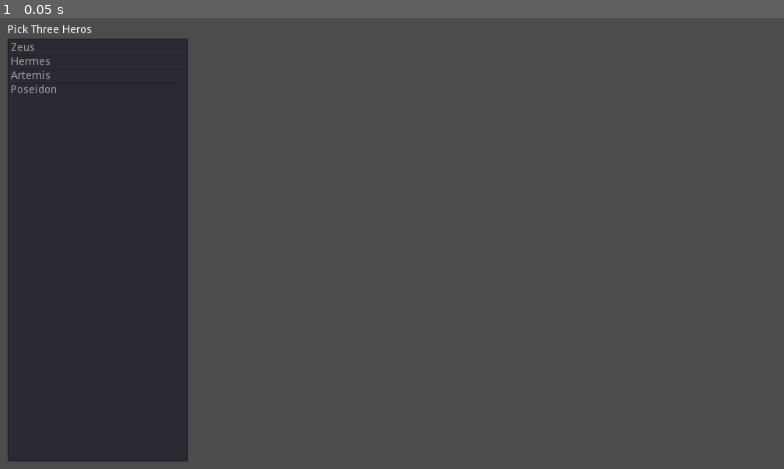
Above: before the commit, frame 1.
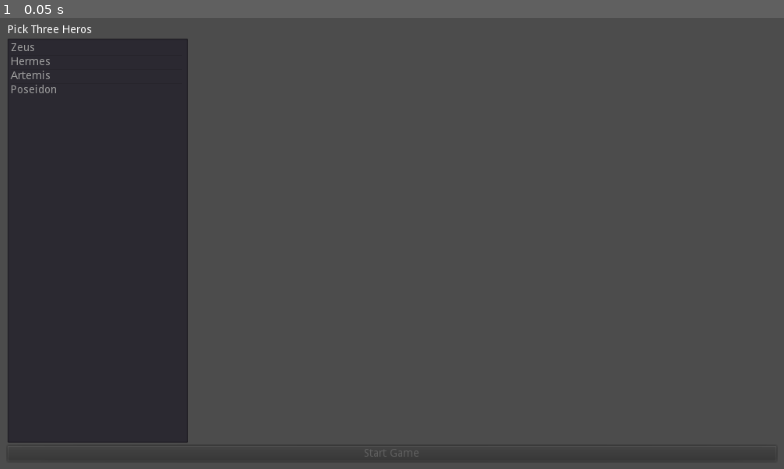
Above: after the commit, the same moment.

Repository: rachd/superhero-dispatcher
Game: Godot game, scene res://HeroPicker.tscn
Same seed, same stepped clock (60 frames per second), same inputs: the game is played once before the commit and once after it.
Inputs:
- Up to frame 1 (0.05 s): no input

The runs differ from the first frame. In frame 1, 0.3% of the frame differs, in the area x 1-24%, y 94-99%.

Commit message:
make hero constants singleton

Diff:
--- /dev/null
+++ b/GameVariables.gd
@@ -0,0 +1,3 @@
+extends Node
+
+var selected_heros = []
--- a/HeroCard.gd
+++ b/HeroCard.gd
@@ -1,4 +1,15 @@
 extends Control
 
-func set_data(n):
-	$VBoxContainer/Name.text = n
+func set_data(hero_name):
+	if (hero_name == ""):
+		$VBoxContainer/Name.text = ""
+		$VBoxContainer/Health.text = ""
+		$VBoxContainer/Speed.text = ""
+		$VBoxContainer/Attack.text = ""
+	else:
+		var hero_data = constants.get_hero_stats()
+		var selected_hero = hero_data.get(hero_name)
+		$VBoxContainer/Name.text = hero_name
+		$VBoxContainer/Health.text = "Health: " + str(selected_hero.get("health"))
+		$VBoxContainer/Speed.text = "Speed " + str(selected_hero.get("speed"))
+		$VBoxContainer/Attack.text = "Attack: " + str(selected_hero.get("attack"))
--- a/HeroCard.tscn
+++ b/HeroCard.tscn
@@ -30,7 +30,21 @@
 texture = SubResource( 1 )
 
 [node name="Name" type="Label" parent="VBoxContainer"]
-margin_top = 19.0
 margin_right = 40.0
-margin_bottom = 21.0
+margin_bottom = 2.0
 custom_fonts/font = SubResource( 2 )
+
+[node name="Health" type="Label" parent="VBoxContainer"]
+margin_top = 6.0
+margin_right = 40.0
+margin_bottom = 20.0
+
+[node name="Speed" type="Label" parent="VBoxContainer"]
+margin_top = 24.0
+margin_right = 40.0
+margin_bottom = 38.0
+
+[node name="Attack" type="Label" parent="VBoxContainer"]
+margin_top = 42.0
+margin_right = 40.0
+margin_bottom = 56.0
--- a/HeroList.gd
+++ b/HeroList.gd
@@ -1,7 +1,6 @@
 extends ItemList
 
 func _ready():
-	self.add_item("Zeus")
-	self.add_item("Hermes")
-	self.add_item("Artemis")
-	self.add_item("Poseidon")
+	var heros = constants.get_hero_stats()
+	for hero in heros.keys():
+		self.add_item(hero)
--- a/HeroPicker.gd
+++ b/HeroPicker.gd
@@ -25,3 +25,10 @@
 	$MarginContainer/VBoxContainer/HBoxContainer/HeroCard2.set_data(hero_2)
 	var hero_3 = $MarginContainer/VBoxContainer/HBoxContainer/HeroList.get_item_text(selected_heros[2]) if selected_heros.size() > 2 else ""
 	$MarginContainer/VBoxContainer/HBoxContainer/HeroCard3.set_data(hero_3)
+
+	if selected_heros.size() == 3:
+		$MarginContainer/VBoxContainer/StartButton.disabled = false
+
+func _on_StartButton_pressed():
+	GameVariables.selected_heros = selected_heros
+	get_tree().change_scene("res://Main.tscn")
--- a/HeroPicker.tscn
+++ b/HeroPicker.tscn
@@ -31,14 +31,14 @@
 [node name="HBoxContainer" type="HBoxContainer" parent="MarginContainer/VBoxContainer"]
 margin_top = 18.0
 margin_right = 984.0
-margin_bottom = 560.0
+margin_bottom = 536.0
 size_flags_horizontal = 3
 size_flags_vertical = 3
 custom_constants/separation = 20
 
 [node name="HeroList" type="ItemList" parent="MarginContainer/VBoxContainer/HBoxContainer"]
 margin_right = 231.0
-margin_bottom = 542.0
+margin_bottom = 518.0
 size_flags_horizontal = 3
 size_flags_vertical = 3
 select_mode = 1
@@ -49,7 +49,7 @@
 anchor_bottom = 0.0
 margin_left = 251.0
 margin_right = 482.0
-margin_bottom = 542.0
+margin_bottom = 518.0
 size_flags_horizontal = 3
 size_flags_vertical = 3
 
@@ -58,7 +58,7 @@
 anchor_bottom = 0.0
 margin_left = 502.0
 margin_right = 733.0
-margin_bottom = 542.0
+margin_bottom = 518.0
 size_flags_horizontal = 3
 size_flags_vertical = 3
 
@@ -67,7 +67,15 @@
 anchor_bottom = 0.0
 margin_left = 753.0
 margin_right = 984.0
-margin_bottom = 542.0
+margin_bottom = 518.0
 size_flags_horizontal = 3
 size_flags_vertical = 3
+
+[node name="StartButton" type="Button" parent="MarginContainer/VBoxContainer"]
+margin_top = 540.0
+margin_right = 984.0
+margin_bottom = 560.0
+disabled = true
+text = "Start Game"
 [connection signal="multi_selected" from="MarginContainer/VBoxContainer/HBoxContainer/HeroList" to="." method="_on_HeroList_multi_selected"]
+[connection signal="pressed" from="MarginContainer/VBoxContainer/StartButton" to="." method="_on_StartButton_pressed"]
--- a/Hud.gd
+++ b/Hud.gd
@@ -3,7 +3,6 @@
 var remaining_budget = 0
 var time = 900
 
-const constants = preload("constants.gd")
 var tiles = constants.getTiles()
 
 signal pause_game()
--- a/Main.tscn
+++ b/Main.tscn
@@ -1,11 +1,10 @@
-[gd_scene load_steps=7 format=2]
+[gd_scene load_steps=6 format=2]
 
 [ext_resource path="res://Main.gd" type="Script" id=1]
 [ext_resource path="res://Town.tscn" type="PackedScene" id=2]
 [ext_resource path="res://Hud.tscn" type="PackedScene" id=3]
 [ext_resource path="res://Hospital.tscn" type="PackedScene" id=4]
 [ext_resource path="res://VillainSpawner.tscn" type="PackedScene" id=5]
-[ext_resource path="res://Hero.tscn" type="PackedScene" id=6]
 
 [node name="Main" type="Node"]
 script = ExtResource( 1 )
@@ -21,9 +20,5 @@
 position = Vector2( 128, 64 )
 
 [node name="VillainSpawner" parent="." instance=ExtResource( 5 )]
-
-[node name="Hero" parent="." instance=ExtResource( 6 )]
-
-[node name="Hero2" parent="." instance=ExtResource( 6 )]
 [connection signal="end_of_day" from="HUD" to="." method="_on_HUD_end_of_day"]
 [connection signal="pause_game" from="HUD" to="." method="_on_HUD_pause_game"]
--- a/VillainSpawner.gd
+++ b/VillainSpawner.gd
@@ -6,7 +6,6 @@
 var villain_count = 0
 var villain_scene = preload("res://Villain.tscn")
 var spawned_villains = []
-const constants = preload("constants.gd")
 var spawn_area = constants.get_spawn_area()
 var cell_size = constants.get_cell_size()
 
--- a/constants.gd
+++ b/constants.gd
@@ -16,3 +16,27 @@
 
 static func get_spawn_area():
 	return Rect2(0, 0, 300, 300)
+
+static func get_hero_stats():
+	return {
+		"Zeus": {
+			"health": 100,
+			"speed": 20,
+			"attack": 60
+		},
+		"Hermes": {
+			"health": 70,
+			"speed": 40,
+			"attack": 40
+		},
+		"Artemis": {
+			"health": 80,
+			"speed": 30,
+			"attack": 50
+		},
+		"Poseidon": {
+			"health": 90,
+			"speed": 25,
+			"attack": 50
+		}
+	}
--- a/project.godot
+++ b/project.godot
@@ -19,6 +19,11 @@
 run/main_scene="res://HeroPicker.tscn"
 config/icon="res://icon.png"
 
+[autoload]
+
+GameVariables="*res://GameVariables.gd"
+constants="*res://constants.gd"
+
 [rendering]
 
 environment/default_environment="res://default_env.tres"
